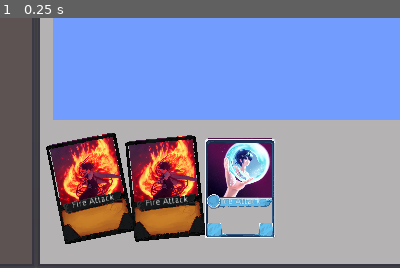
Above: before the commit, frame 1.
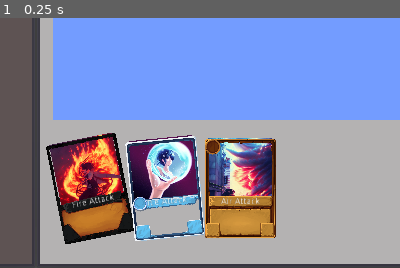
Above: after the commit, the same moment.

Repository: AndrewWilkinson88/LudumDare51
Game: Godot game, scene res://BattleScene.tscn
Same seed, same stepped clock (60 frames per second), same inputs: the game is played once before the commit and once after it.
Inputs:
- Up to frame 1 (0.25 s): no input
The pictures show only the part of the screen within x 42-92%, y 50-100%; the shares and areas given below are measured in that part.

The runs differ from the first frame. In frame 1, 14% of the frame differs, in the area x 31-69%, y 47-90%.

Commit message:
Import and hooked up new picross puzzles

Diff:
--- a/BattleScene.gd
+++ b/BattleScene.gd
@@ -65,12 +65,14 @@
 func _generateDefaultPlayerDeck():
 	var basicAir = load("res://cards/cardObjects/basic_air_attack.tres")
 	var basicFire = load("res://cards/cardObjects/basic_fire_attack.tres")
-	var basicIce = load("res://cards/cardObjects/basic_ice_attack.tres")
+	var basicWater = load("res://cards/cardObjects/basic_water_attack.tres")
+	var basicLight = load("res://cards/cardObjects/basic_light_attack.tres")
 	playerDeckDef = DeckDef.new()
 	for i in 4:
 		playerDeckDef.addCard(basicAir)
 		playerDeckDef.addCard(basicFire)
-		playerDeckDef.addCard(basicIce)
+		playerDeckDef.addCard(basicWater)
+		playerDeckDef.addCard(basicLight)
 	playerDeck = DeckInstance.new(playerDeckDef)
 
 func _process(delta):
--- a/cards/AttackCardDef.gd
+++ b/cards/AttackCardDef.gd
@@ -2,7 +2,7 @@
 
 class_name AttackCardDef
 
-enum ATTACK_TYPE { FIRE,AIR, ICE, PHYSICAL}
+enum ATTACK_TYPE { FIRE,AIR, WATER, LIGHT}
 
 export(int) var damage = 10
 export(ATTACK_TYPE) var attackType = ATTACK_TYPE.FIRE
--- a/cards/cardObjects/basic_air_attack.tres
+++ b/cards/cardObjects/basic_air_attack.tres
@@ -1,16 +1,24 @@
-[gd_resource type="Resource" load_steps=6 format=2]
+[gd_resource type="Resource" load_steps=14 format=2]
 
-[ext_resource path="res://picross/smiley.png" type="Texture" id=1]
-[ext_resource path="res://picross/camel.png" type="Texture" id=2]
+[ext_resource path="res://picross/Air/air_6.png" type="Texture" id=1]
+[ext_resource path="res://picross/Air/air_1.png" type="Texture" id=2]
 [ext_resource path="res://cards/AttackCardDef.gd" type="Script" id=3]
 [ext_resource path="res://cards/cardArt/frame_wood.png" type="Texture" id=4]
 [ext_resource path="res://cards/cardArt/air/tornado2.png" type="Texture" id=5]
+[ext_resource path="res://picross/Air/air_2.png" type="Texture" id=6]
+[ext_resource path="res://picross/Air/air_7.png" type="Texture" id=7]
+[ext_resource path="res://picross/Air/air_8.png" type="Texture" id=8]
+[ext_resource path="res://picross/Air/air_3.png" type="Texture" id=9]
+[ext_resource path="res://picross/Air/air_4.png" type="Texture" id=10]
+[ext_resource path="res://picross/Air/air_5.png" type="Texture" id=11]
+[ext_resource path="res://picross/Air/air_9.png" type="Texture" id=12]
+[ext_resource path="res://picross/Air/air_10.png" type="Texture" id=13]
 
 [resource]
 script = ExtResource( 3 )
 cardName = "Air Attack"
 cardDescription = "A tornado rips through your enemies"
-picrossPool = [ ExtResource( 1 ), ExtResource( 2 ) ]
+picrossPool = [ ExtResource( 2 ), ExtResource( 6 ), ExtResource( 9 ), ExtResource( 10 ), ExtResource( 11 ), ExtResource( 1 ), ExtResource( 7 ), ExtResource( 8 ), ExtResource( 12 ), ExtResource( 13 ) ]
 borderArt = ExtResource( 4 )
 cardArt = ExtResource( 5 )
 damage = 10
--- a/cards/cardObjects/basic_fire_attack.tres
+++ b/cards/cardObjects/basic_fire_attack.tres
@@ -1,16 +1,24 @@
-[gd_resource type="Resource" load_steps=6 format=2]
+[gd_resource type="Resource" load_steps=14 format=2]
 
-[ext_resource path="res://picross/smiley.png" type="Texture" id=1]
-[ext_resource path="res://picross/camel.png" type="Texture" id=2]
+[ext_resource path="res://picross/Fire/fire_08.png" type="Texture" id=1]
+[ext_resource path="res://picross/Fire/fire_05.png" type="Texture" id=2]
 [ext_resource path="res://cards/AttackCardDef.gd" type="Script" id=3]
 [ext_resource path="res://cards/cardArt/frame_title_lava.png" type="Texture" id=4]
 [ext_resource path="res://cards/cardArt/fire/fire2.png" type="Texture" id=5]
+[ext_resource path="res://picross/Fire/fire_02.png" type="Texture" id=6]
+[ext_resource path="res://picross/Fire/fire_09.png" type="Texture" id=7]
+[ext_resource path="res://picross/Fire/fire_03.png" type="Texture" id=8]
+[ext_resource path="res://picross/Fire/fire_06.png" type="Texture" id=9]
+[ext_resource path="res://picross/Fire/fire_07.png" type="Texture" id=10]
+[ext_resource path="res://picross/Fire/fire_10.png" type="Texture" id=11]
+[ext_resource path="res://picross/Fire/fire_01.png" type="Texture" id=12]
+[ext_resource path="res://picross/Fire/fire_04.png" type="Texture" id=13]
 
 [resource]
 script = ExtResource( 3 )
 cardName = "Fire Attack"
 cardDescription = "A fireball shoots at your enemies"
-picrossPool = [ ExtResource( 1 ), ExtResource( 2 ) ]
+picrossPool = [ ExtResource( 12 ), ExtResource( 6 ), ExtResource( 8 ), ExtResource( 13 ), ExtResource( 2 ), ExtResource( 9 ), ExtResource( 10 ), ExtResource( 1 ), ExtResource( 7 ), ExtResource( 11 ) ]
 borderArt = ExtResource( 4 )
 cardArt = ExtResource( 5 )
 damage = 10
--- a/cards/cardObjects/basic_ice_attack.tres
+++ /dev/null
@@ -1,17 +0,0 @@
-[gd_resource type="Resource" load_steps=6 format=2]
-
-[ext_resource path="res://picross/smiley.png" type="Texture" id=1]
-[ext_resource path="res://picross/camel.png" type="Texture" id=2]
-[ext_resource path="res://cards/AttackCardDef.gd" type="Script" id=3]
-[ext_resource path="res://cards/cardArt/ice/iceattack4.png" type="Texture" id=4]
-[ext_resource path="res://cards/cardArt/frame_title_ice.png" type="Texture" id=5]
-
-[resource]
-script = ExtResource( 3 )
-cardName = "Ice Attack"
-cardDescription = "Blasts your enemy with freezing ice"
-picrossPool = [ ExtResource( 1 ), ExtResource( 2 ) ]
-borderArt = ExtResource( 5 )
-cardArt = ExtResource( 4 )
-damage = 10
-attackType = 2
--- /dev/null
+++ b/cards/cardObjects/basic_light_attack.tres
@@ -0,0 +1,23 @@
+[gd_resource type="Resource" load_steps=12 format=2]
+
+[ext_resource path="res://cards/AttackCardDef.gd" type="Script" id=1]
+[ext_resource path="res://picross/LIght/light_3.png" type="Texture" id=2]
+[ext_resource path="res://cards/cardArt/frame_title_sci-fi.png" type="Texture" id=3]
+[ext_resource path="res://picross/LIght/light_1.png" type="Texture" id=4]
+[ext_resource path="res://picross/LIght/light_2.png" type="Texture" id=5]
+[ext_resource path="res://cards/cardArt/physical/fightingstance2.png" type="Texture" id=6]
+[ext_resource path="res://picross/LIght/light_4.png" type="Texture" id=7]
+[ext_resource path="res://picross/LIght/light_8.png" type="Texture" id=8]
+[ext_resource path="res://picross/LIght/light_7.png" type="Texture" id=9]
+[ext_resource path="res://picross/LIght/light_6.png" type="Texture" id=10]
+[ext_resource path="res://picross/LIght/light_5.png" type="Texture" id=11]
+
+[resource]
+script = ExtResource( 1 )
+cardName = "Light Attack"
+cardDescription = "Light rains down from above"
+picrossPool = [ ExtResource( 4 ), ExtResource( 5 ), ExtResource( 2 ), ExtResource( 7 ), ExtResource( 11 ), ExtResource( 10 ), ExtResource( 9 ), ExtResource( 8 ) ]
+borderArt = ExtResource( 3 )
+cardArt = ExtResource( 6 )
+damage = 10
+attackType = 3
--- a/cards/cardObjects/basic_physical_attack.tres
+++ /dev/null
@@ -1,17 +0,0 @@
-[gd_resource type="Resource" load_steps=6 format=2]
-
-[ext_resource path="res://picross/smiley.png" type="Texture" id=1]
-[ext_resource path="res://picross/camel.png" type="Texture" id=2]
-[ext_resource path="res://cards/AttackCardDef.gd" type="Script" id=3]
-[ext_resource path="res://cards/cardArt/physical/fightingstance2.png" type="Texture" id=4]
-[ext_resource path="res://cards/cardArt/frame_title_sci-fi.png" type="Texture" id=5]
-
-[resource]
-script = ExtResource( 3 )
-cardName = "Physical Attack"
-cardDescription = "Clenched Fists rain down upon your foes."
-picrossPool = [ ExtResource( 1 ), ExtResource( 2 ) ]
-borderArt = ExtResource( 5 )
-cardArt = ExtResource( 4 )
-damage = 10
-attackType = 3
--- /dev/null
+++ b/cards/cardObjects/basic_water_attack.tres
@@ -0,0 +1,25 @@
+[gd_resource type="Resource" load_steps=14 format=2]
+
+[ext_resource path="res://cards/AttackCardDef.gd" type="Script" id=1]
+[ext_resource path="res://cards/cardArt/frame_title_ice.png" type="Texture" id=2]
+[ext_resource path="res://cards/cardArt/ice/iceattack4.png" type="Texture" id=3]
+[ext_resource path="res://picross/Water/water_3.png" type="Texture" id=4]
+[ext_resource path="res://picross/Water/water_7.png" type="Texture" id=5]
+[ext_resource path="res://picross/Water/water_8.png" type="Texture" id=6]
+[ext_resource path="res://picross/Water/water_6.png" type="Texture" id=7]
+[ext_resource path="res://picross/Water/water_9.png" type="Texture" id=8]
+[ext_resource path="res://picross/Water/water_2.png" type="Texture" id=9]
+[ext_resource path="res://picross/Water/water_1.png" type="Texture" id=10]
+[ext_resource path="res://picross/Water/water_10.png" type="Texture" id=11]
+[ext_resource path="res://picross/Water/water_4.png" type="Texture" id=12]
+[ext_resource path="res://picross/Water/water_5.png" type="Texture" id=13]
+
+[resource]
+script = ExtResource( 1 )
+cardName = "Ice Attack"
+cardDescription = "Blasts your enemy with freezing ice"
+picrossPool = [ ExtResource( 10 ), ExtResource( 9 ), ExtResource( 4 ), ExtResource( 12 ), ExtResource( 13 ), ExtResource( 7 ), ExtResource( 5 ), ExtResource( 6 ), ExtResource( 8 ), ExtResource( 11 ) ]
+borderArt = ExtResource( 2 )
+cardArt = ExtResource( 3 )
+damage = 10
+attackType = 2
Not shown, added: picross/Air/air_1.png.import
Not shown, added: picross/Air/air_10.png.import
Not shown, added: picross/Air/air_2.png.import
Not shown, added: picross/Air/air_3.png.import
Not shown, added: picross/Air/air_4.png.import
Not shown, added: picross/Air/air_5.png.import
Not shown, added: picross/Air/air_6.png.import
Not shown, added: picross/Air/air_7.png.import
Not shown, added: picross/Air/air_8.png.import
Not shown, added: picross/Air/air_9.png.import
Not shown, added: picross/Fire/fire_01.png.import
Not shown, added: picross/Fire/fire_02.png.import
(and 26 more such lines)
